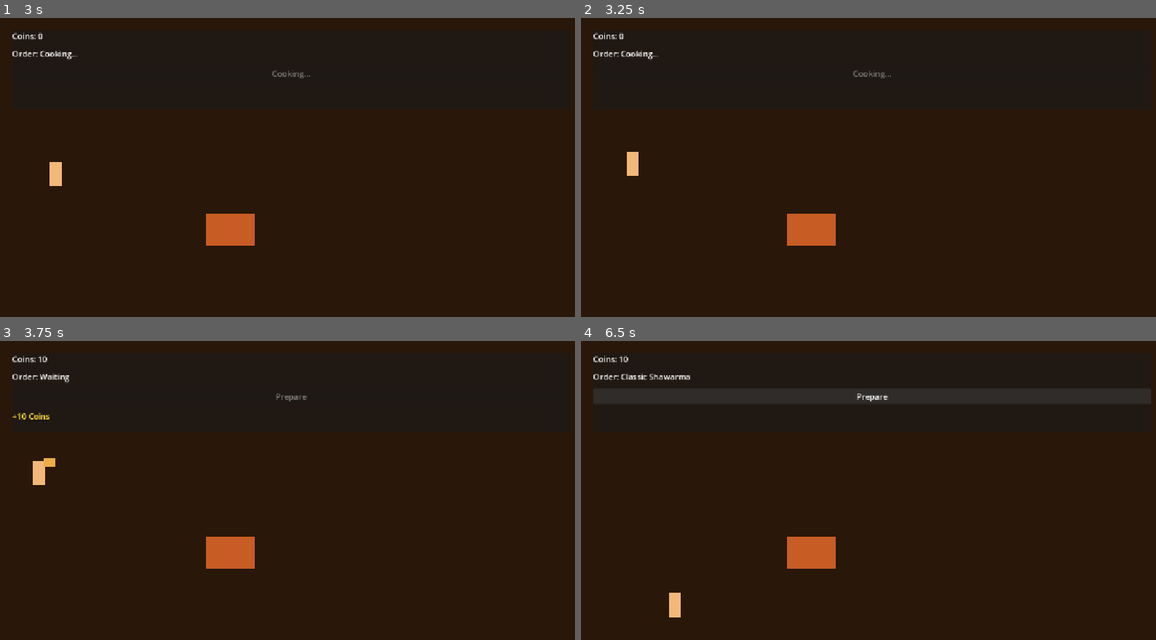
Above: before the commit, frames 1-4 (two rows, left to right).
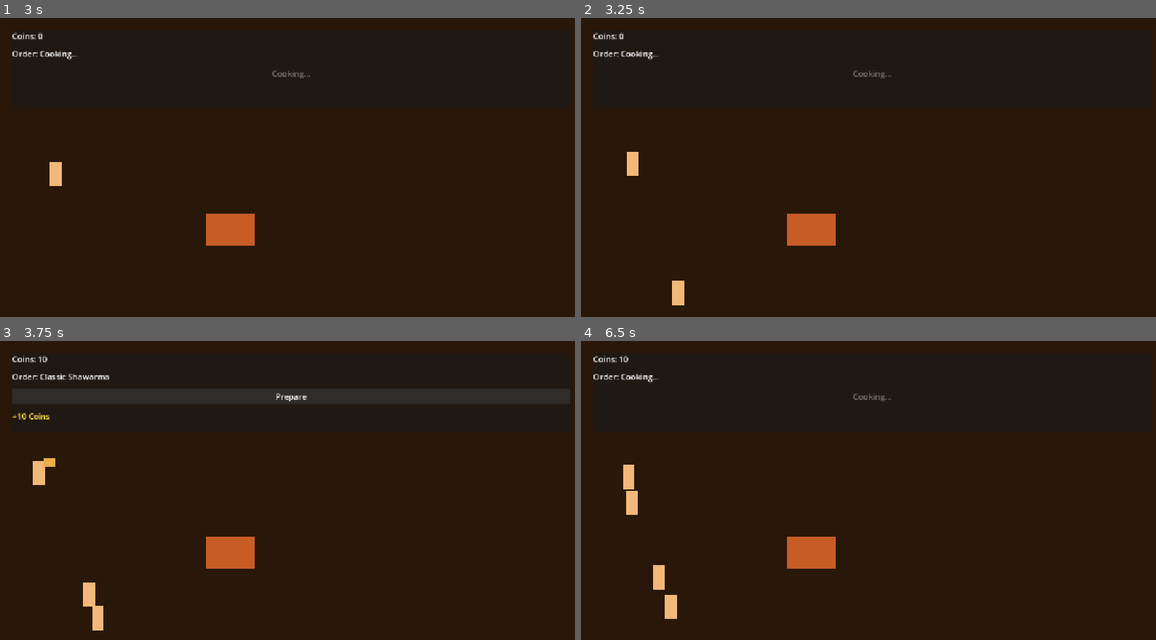
Above: after the commit, the same moments.

Repository: pyto159/ShawarmaEmpire
Game: Godot game, scene res://Scenes/Main.tscn
Same seed, same stepped clock (60 frames per second), same inputs: the game is played once before the commit and once after it.
Inputs (mouse positions are in pixels of both pictures, inside the frame that each line leads up to):
- Up to frame 1 (3 s): click "Prepare" at 0.5 s
- Up to frame 2 (3.25 s): no input
- Up to frame 3 (3.75 s): no input
- Up to frame 4 (6.5 s): click (874, 397) at 4.25 s, where only the run after the commit has a clickable "Prepare"

Frame 1 is identical in both runs. In frame 2, 0.2% of the frame differs, in the area x 15-18%, y 87-97%; in frame 3, 0.6%; in frame 4, 0.9%, in the area x 7-54%, y 10-93%.

Commit message:
Fix customer queue accumulation

Diff:
--- a/shawarma-empire/Scenes/Main.gd
+++ b/shawarma-empire/Scenes/Main.gd
@@ -3,8 +3,8 @@
 const CUSTOMER_QUEUE_PATH: NodePath = NodePath("../CustomerQueue")
 const CUSTOMER_EXIT_OFFSET: Vector2 = Vector2(-160.0, 0.0)
 const DEFAULT_SPAWN_INTERVAL: float = 3.0
-const DEFAULT_MAX_ACTIVE_CUSTOMERS: int = 5
-const DEFAULT_QUEUE_CAPACITY: int = 3
+const DEFAULT_MAX_ACTIVE_CUSTOMERS: int = 4
+const DEFAULT_QUEUE_CAPACITY: int = 4
 
 @export var spawn_interval: float = DEFAULT_SPAWN_INTERVAL
 @export var max_active_customers: int = DEFAULT_MAX_ACTIVE_CUSTOMERS
--- a/shawarma-empire/Scenes/Main.tscn
+++ b/shawarma-empire/Scenes/Main.tscn
@@ -15,7 +15,7 @@
 [sub_resource type="Resource" id="Resource_customer_spawn_definition"]
 script = ExtResource("11_spawn_definition")
 scene = ExtResource("8_customer")
-max_active_instances = 5
+max_active_instances = 4
 
 [sub_resource type="Resource" id="Resource_customer_spawn_pool"]
 script = ExtResource("12_spawn_pool")
@@ -48,22 +48,27 @@
 
 [node name="CustomerQueue" type="Node" parent="World"]
 script = ExtResource("3_queue_system")
-queue_capacity = 3
+queue_capacity = 4
 
-[node name="ServicePoint" type="Marker2D" parent="World/CustomerQueue"]
+[node name="service_position" type="Marker2D" parent="World/CustomerQueue"]
 position = Vector2(0, 0)
 script = ExtResource("4_queue_point")
 priority = 30
 
-[node name="QueuePoint2" type="Marker2D" parent="World/CustomerQueue"]
+[node name="waiting_position_1" type="Marker2D" parent="World/CustomerQueue"]
 position = Vector2(0, 72)
 script = ExtResource("4_queue_point")
 priority = 20
 
-[node name="QueuePoint3" type="Marker2D" parent="World/CustomerQueue"]
+[node name="waiting_position_2" type="Marker2D" parent="World/CustomerQueue"]
 position = Vector2(0, 144)
 script = ExtResource("4_queue_point")
 priority = 10
+
+[node name="waiting_position_3" type="Marker2D" parent="World/CustomerQueue"]
+position = Vector2(0, 216)
+script = ExtResource("4_queue_point")
+priority = 0
 
 [node name="ShawarmaStand" type="Node2D" parent="World"]
 position = Vector2(96, 0)
@@ -86,6 +91,7 @@
 position = Vector2(-160, 144)
 script = ExtResource("9_spawner")
 spawn_pool = SubResource("Resource_customer_spawn_pool")
+reserve_spawn_points_until_instance_removed = false
 
 [node name="CustomerSpawnPoint" type="Marker2D" parent="World/CustomerSpawner"]
 script = ExtResource("10_spawn_point")
--- a/shawarma-empire/Scripts/Spawning/Spawner2D.gd
+++ b/shawarma-empire/Scripts/Spawning/Spawner2D.gd
@@ -13,6 +13,7 @@
 @export var spawn_parent: Node
 @export var auto_collect_child_spawn_points: bool = true
 @export var randomize_seed_on_ready: bool = true
+@export var reserve_spawn_points_until_instance_removed: bool = true
 
 var spawn_points: Array[SpawnPoint2D] = []
 var active_counts: Dictionary = {}
@@ -103,14 +104,16 @@
 
 func _register_spawn(instance: Node, definition: SpawnDefinition, spawn_point: SpawnPoint2D) -> void:
 	active_counts[definition] = int(active_counts.get(definition, 0)) + 1
-	spawn_point.reserve()
+	if reserve_spawn_points_until_instance_removed:
+		spawn_point.reserve()
+
 	instance.tree_exiting.connect(_on_spawned_instance_tree_exiting.bind(definition, spawn_point), CONNECT_ONE_SHOT)
 	spawn_succeeded.emit(instance, definition, spawn_point)
 
 
 func _on_spawned_instance_tree_exiting(definition: SpawnDefinition, spawn_point: SpawnPoint2D) -> void:
 	notify_instance_removed(definition)
-	if spawn_point != null:
+	if reserve_spawn_points_until_instance_removed and spawn_point != null:
 		spawn_point.release()
 
 
